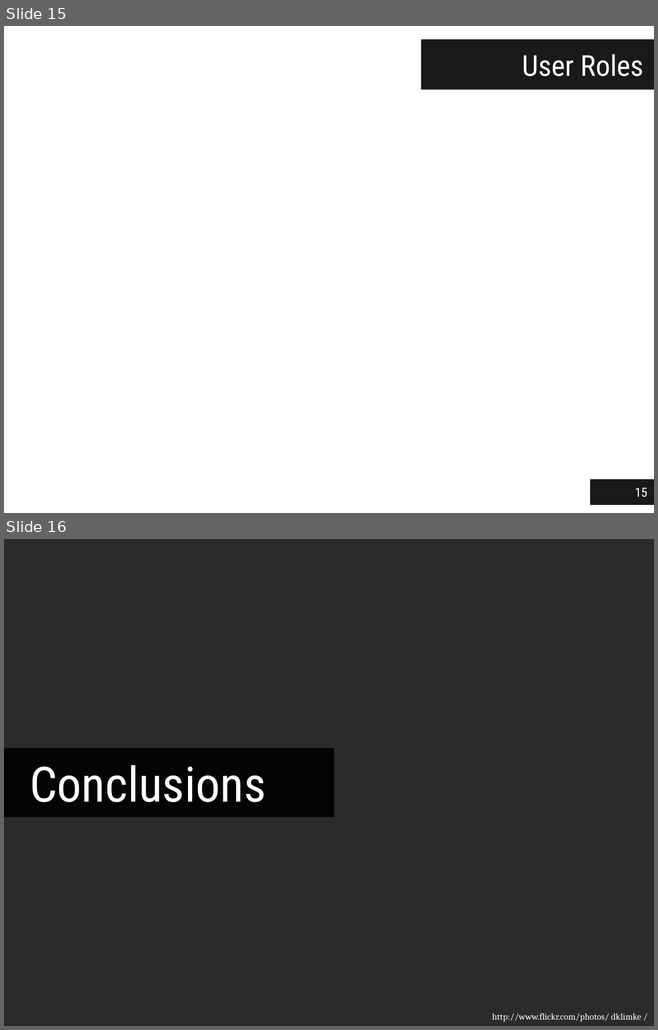
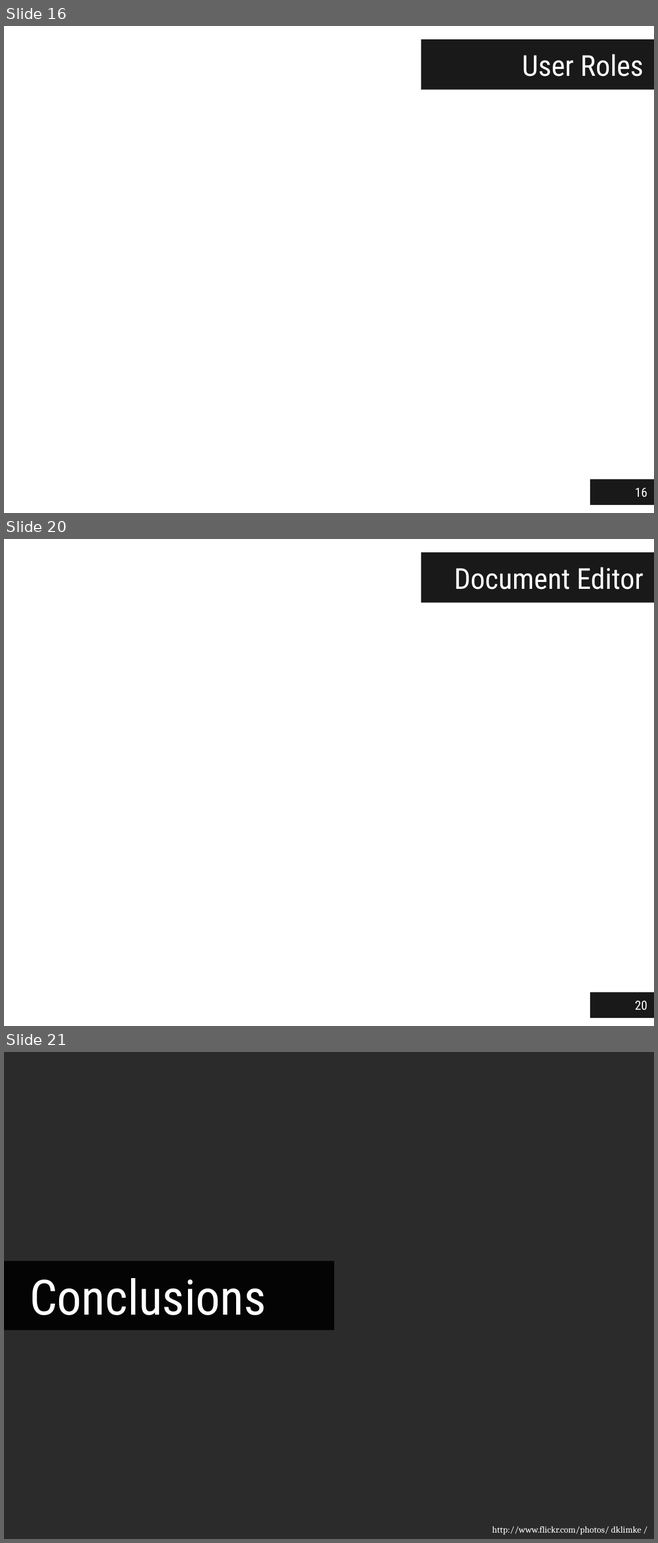
Before and after one commit to jgradim/thesis, a slide deck: presentations/jgradim-presentation.pptx. Shown one above the other, each under a label of ours: slides 15 and 16 before the commit, slides 16, 20 and 21 after it; the slides between them are not shown. The pictures are 658x1030 and 658x1543 pixels, drawn with LibreOffice and Linux fonts; fonts in the diff are those of the drawing; background and template pictures are left out; a plain dark background stands for a picture behind light text. Boxes give left, top, right and bottom in pixels: in the first picture for what was removed or moved away, otherwise in the second. Text is boxed around its words. In the diff, an @@ line names an element or a change of style, - is before the commit and + after.

```diff
--- a/presentations/jgradim-presentation.pptx
+++ b/presentations/jgradim-presentation.pptx
@@ slide 20 added at [4,539,654,1026], background #FFFFFF @@
@@ title added at [421,553,654,603], fill #000000 at 90% opacity, 32 pt, text #FFFFFF @@
+Document Editor
@@ page number added at [590,993,654,1019], fill #000000 at 90% opacity, 14 pt, text #FFFFFF @@
+20
@@ what was slide 15 is now slide 16 @@
@@ page number at [634,488,647,498]: text changed @@
-15
+16
@@ what was slide 16 is now slide 21 @@
```
Also in this commit, not shown: 4 other slides added.
